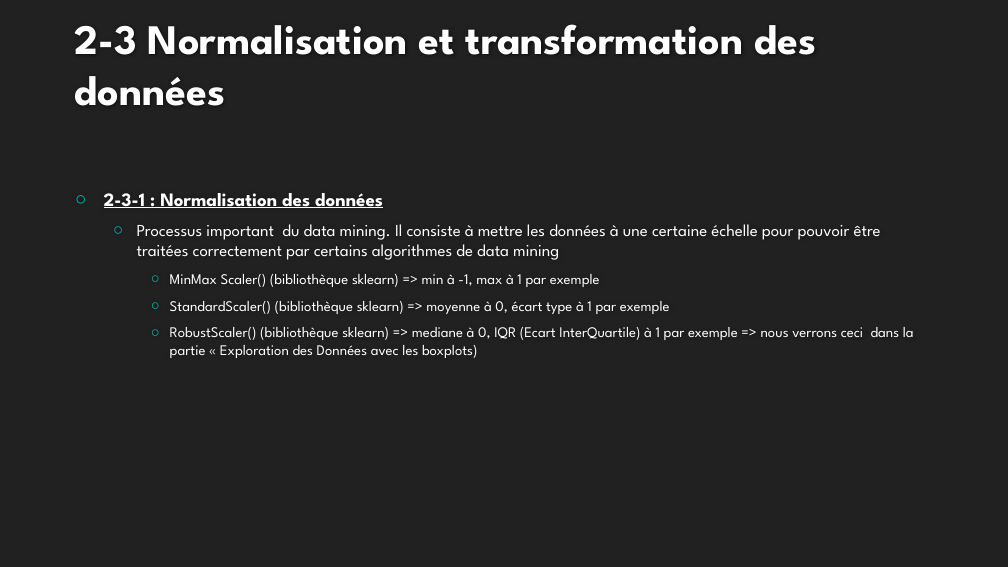
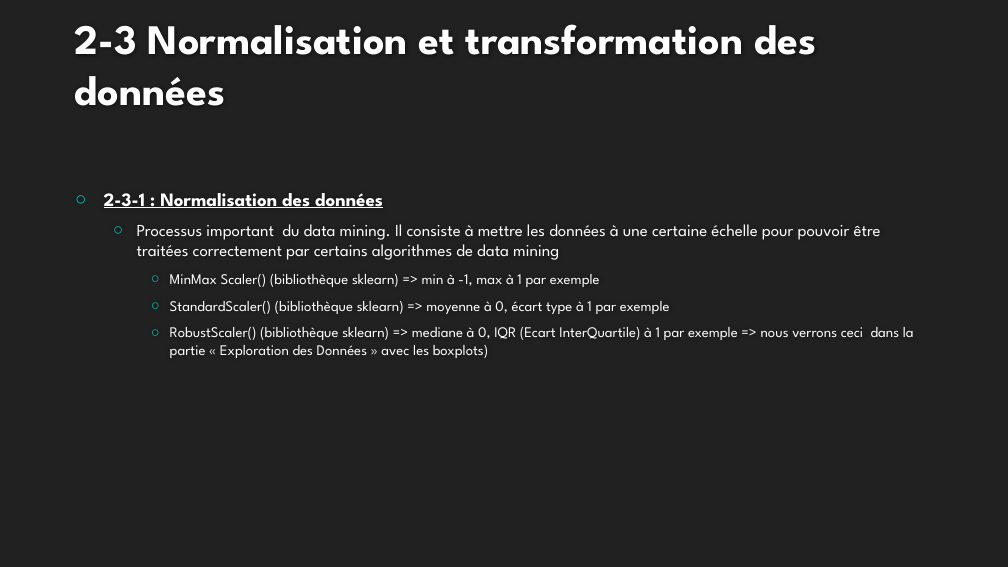
Before and after one commit to Antoine1608/CO-DM-P1-Cours_datamining, a slide deck: slide 6 of 2-Comprendre_les_donnees.pptx. Drawn at 1008x567 pixels with LibreOffice and Linux fonts; fonts in the diff are those of the drawing; background and template pictures are left out. Boxes give left, top, right and bottom in pixels: in the first picture for what was removed or moved away, otherwise in the second. Text is boxed around its words. In the diff, an @@ line names an element or a change of style, - is before the commit and + after.

```diff
--- a/2-Comprendre_les_donnees.pptx
+++ b/2-Comprendre_les_donnees.pptx
@@ text at [170, 327, 914, 358]: text changed @@
-    ○ RobustScaler() (bibliothèque sklearn) => mediane à 0, IQR (Ecart InterQuartile) à 1 par exemple => nous verrons ceci dans la partie « Exploration des Données avec les boxplots)
+    ○ RobustScaler() (bibliothèque sklearn) => mediane à 0, IQR (Ecart InterQuartile) à 1 par exemple => nous verrons ceci dans la partie « Exploration des Données » avec les boxplots)
```
Also in this commit, not shown: 2 other files.
